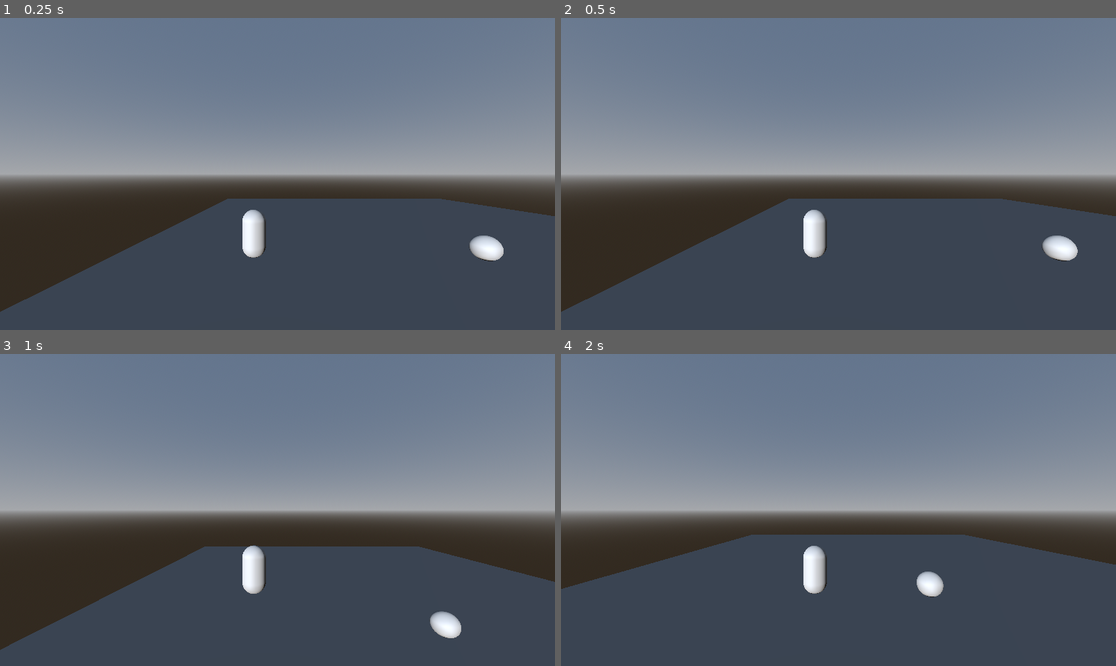
Above: before the commit, frames 1-4 (two rows, left to right).
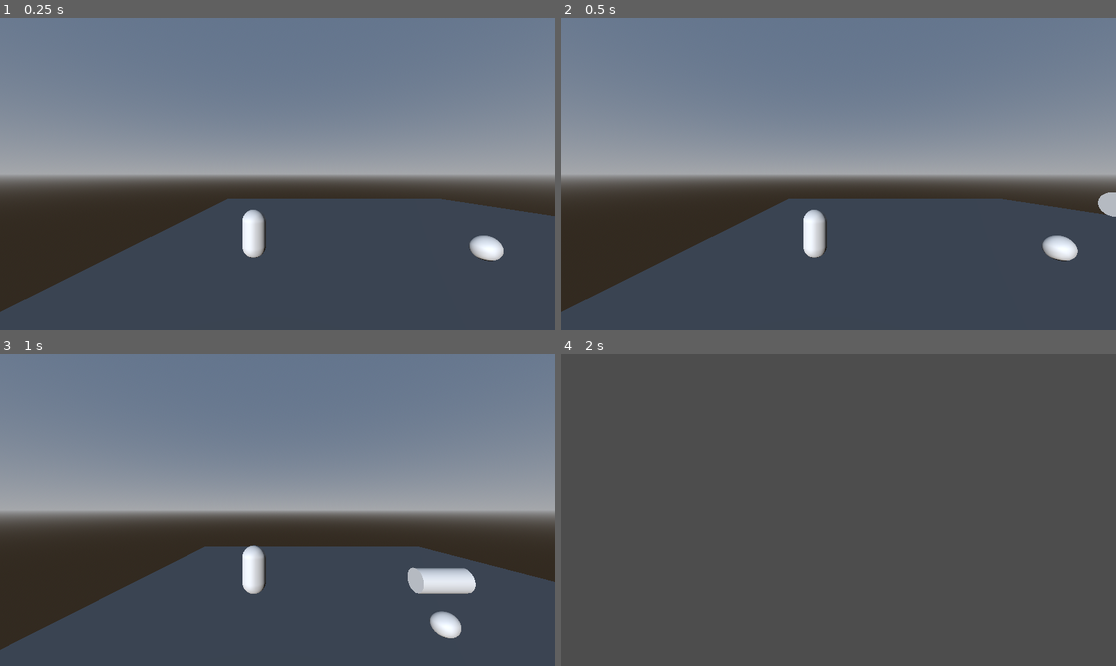
Above: after the commit, the same moments.

Repository: A-CheshireCat/the-switcher-iii
Game: Godot game, scene res://scenes/world.tscn
Two runs of this game, one before a commit and one after it. Both use one fixed random seed, a clock stepped at 60 frames per second and the inputs below.
Inputs:
- Up to frame 1 (0.25 s): no input
- Up to frame 2 (0.5 s): no input
- Up to frame 3 (1 s): hold D (move_right) from 0.53 s (still down); tap 1 (mask1) at 0.6 s; tap Space (jump) at 0.77 s
- Up to frame 4 (2 s): release D (move_right) at 1.28 s; hold Down (ui_down) from 1.28 s (still down); tap 2 (mask2) at 1.35 s; tap Space (jump) at 1.52 s

Frame 1 is identical in both runs. In frame 2, 0.2% of the frame differs, in the area x 96-100%, y 55-64%; in frame 3, 0.9%; in frame 4, 60%, in the area x 0-100%, y 0-78%.

Commit message:
Spike
Spike

Diff:
--- a/scenes/world.tscn
+++ b/scenes/world.tscn
@@ -1,8 +1,9 @@
 [gd_scene format=3 uid="uid://bhlq5ct1fdhk0"]
 
-[ext_resource type="Script" uid="uid://dldyo3u40txlb" path="res://scenes/world.gd" id="1_4wyf3"]
+[ext_resource type="Script" uid="uid://dldyo3u40txlb" path="res://world.gd" id="1_4wyf3"]
 [ext_resource type="PackedScene" uid="uid://bp56kk1b8t65u" path="res://scenes/player.tscn" id="1_nnsk1"]
 [ext_resource type="PackedScene" uid="uid://1gmc0sac64ja" path="res://scenes/monster.tscn" id="2_rwgxs"]
+[ext_resource type="PackedScene" uid="uid://c3tfsxwfjkees" path="res://spike.tscn" id="4_k0juu"]
 
 [sub_resource type="BoxMesh" id="BoxMesh_e5uuo"]
 
@@ -46,4 +47,7 @@
 [node name="Monster" parent="." unique_id=646365200 instance=ExtResource("2_rwgxs")]
 transform = Transform3D(1, 0, 0, 0, 1, 0, 0, 0, 1, 0, 1.4932275, 5.1935453)
 
+[node name="Spike" parent="." unique_id=32948582 instance=ExtResource("4_k0juu")]
+transform = Transform3D(-4.371139e-08, -1, 0, 1, -4.371139e-08, 0, 0, 0, 1, 6.8526545, 2.692606, 5.105642)
+
 [connection signal="hit" from="Player" to="." method="_on_player_hit"]
--- /dev/null
+++ b/spike.gd
@@ -0,0 +1,14 @@
+extends RigidBody3D
+
+var SPEED = 0
+
+# Called when the node enters the scene tree for the first time.
+func _ready() -> void:
+	# put SPEED with minus so the spike goes left
+	SPEED = -5
+
+
+
+# Called every frame. 'delta' is the elapsed time since the previous frame.
+func _process(delta: float) -> void:
+	position.x += SPEED * delta
--- /dev/null
+++ b/spike.tscn
@@ -0,0 +1,18 @@
+[gd_scene format=3 uid="uid://c3tfsxwfjkees"]
+
+[ext_resource type="Script" uid="uid://od8ae28fcy4j" path="res://spike.gd" id="1_8ryga"]
+
+[sub_resource type="CylinderShape3D" id="CylinderShape3D_pe76i"]
+
+[sub_resource type="CylinderMesh" id="CylinderMesh_8ryga"]
+
+[node name="Spike" type="RigidBody3D" unique_id=32948582]
+transform = Transform3D(-4.371139e-08, -1, 0, 1, -4.371139e-08, 0, 0, 0, 1, 0, 0, 0)
+collision_layer = 2
+script = ExtResource("1_8ryga")
+
+[node name="CollisionShape3D" type="CollisionShape3D" parent="." unique_id=1195736268]
+shape = SubResource("CylinderShape3D_pe76i")
+
+[node name="MeshInstance3D" type="MeshInstance3D" parent="." unique_id=733474992]
+mesh = SubResource("CylinderMesh_8ryga")
Not shown, added: spike.gd.uid
Renamed: scenes/world.gd -> world.gd
Renamed: scenes/world.gd.uid -> world.gd.uid
